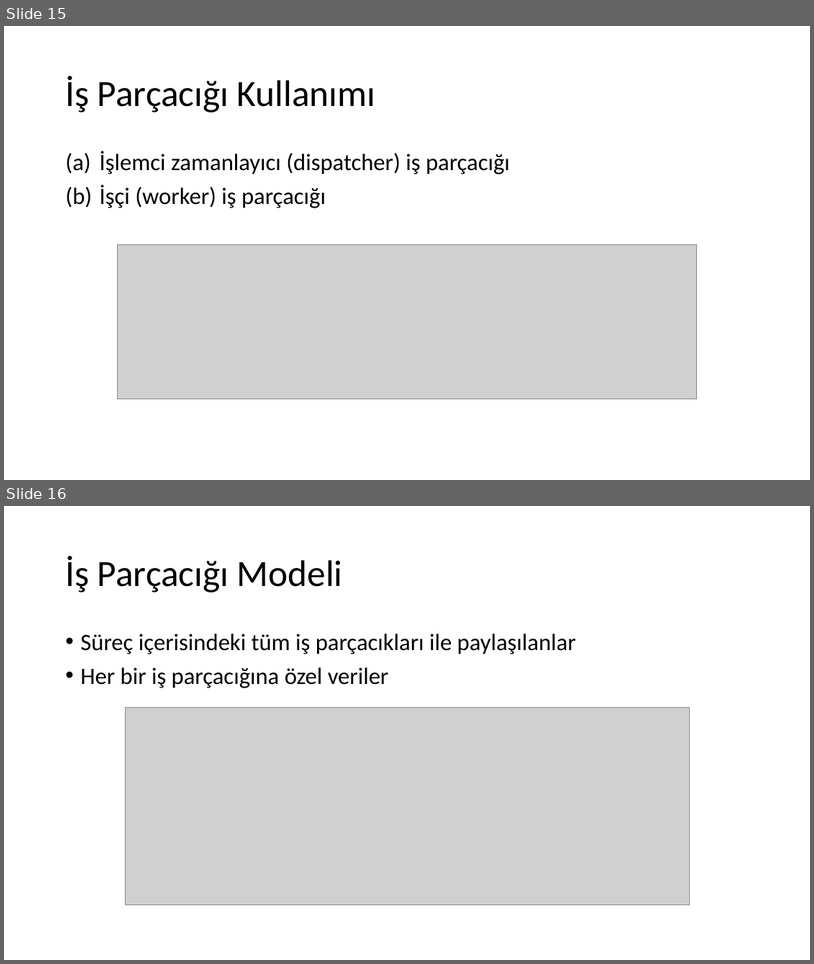
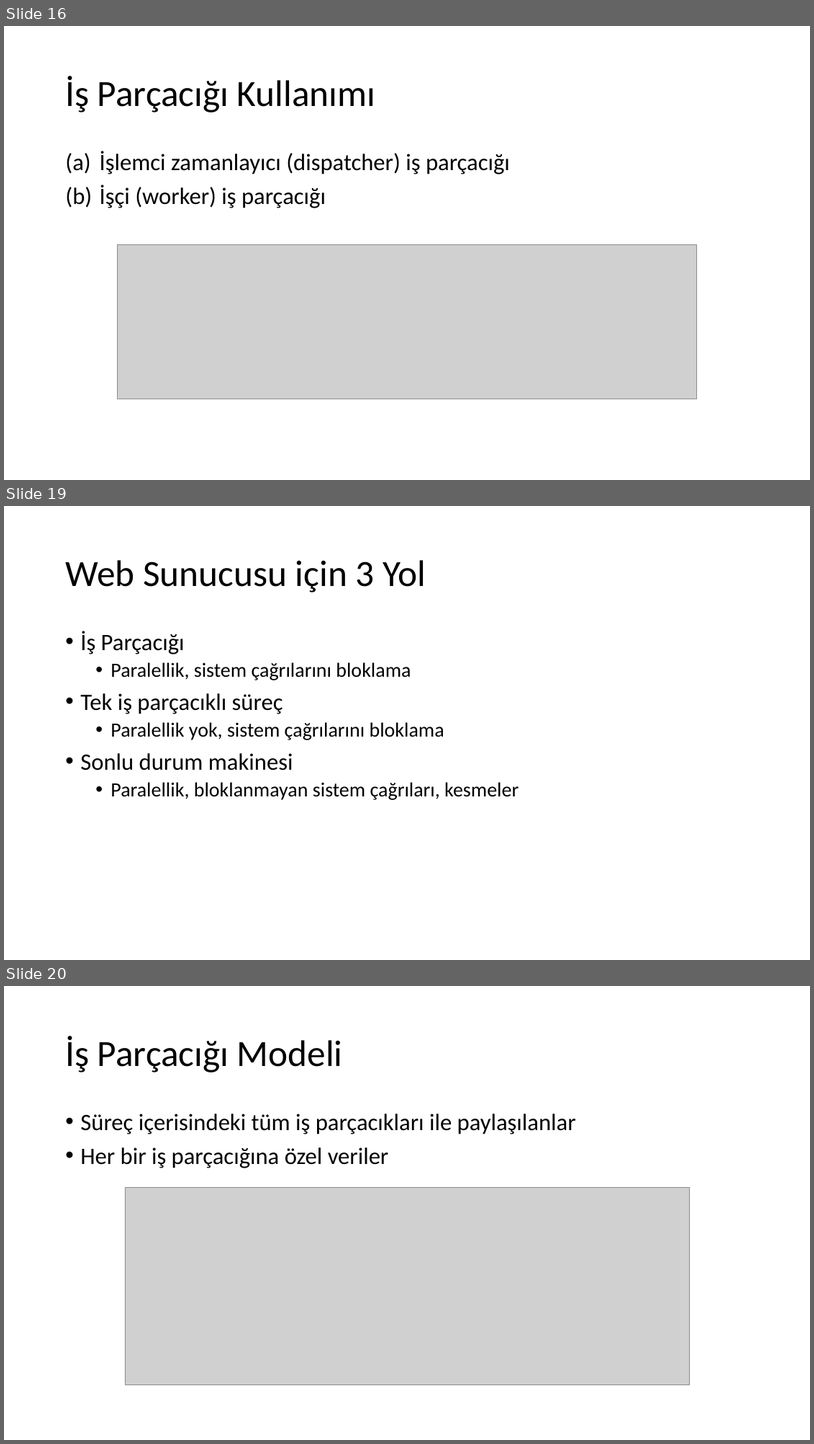
Before and after one commit to sercankulcu/sercankulcu.github.io, a slide deck: assets/teaching/os/2_Bolum_2_Surecler.pptx. Shown one above the other, each under a label of ours: slides 15 and 16 before the commit, slides 16, 19 and 20 after it; the slides between them are not shown. The pictures are 814x964 and 814x1444 pixels, drawn with LibreOffice and Linux fonts; fonts in the diff are those of the drawing; grey boxes stand for pictures. Boxes give left, top, right and bottom in pixels: in the first picture for what was removed or moved away, otherwise in the second. Text is boxed around its words. In the diff, an @@ line names an element or a change of style, - is before the commit and + after.

```diff
--- a/assets/teaching/os/2_Bolum_2_Surecler.pptx
+++ b/assets/teaching/os/2_Bolum_2_Surecler.pptx
@@ slide 19 added at [4,506,810,960], background #FFFFFF @@
@@ title added at [65,560,426,592], 44 pt, text #000000 @@
+Web Sunucusu için 3 Yol
@@ text added at [80,631,519,800], 24 pt, text #000000 @@
+• İş Parçacığı
+  • Paralellik, sistem çağrılarını bloklama
+• Tek iş parçacıklı süreç
+  • Paralellik yok, sistem çağrılarını bloklama
+• Sonlu durum makinesi
+  • Paralellik, bloklanmayan sistem çağrıları, kesmeler
@@ what was slide 15 is now slide 16 @@
@@ what was slide 16 is now slide 20 @@
```
Also in this commit, not shown: 1 slide changed, 59 other slides added, 1 slide removed, 2 other files.
